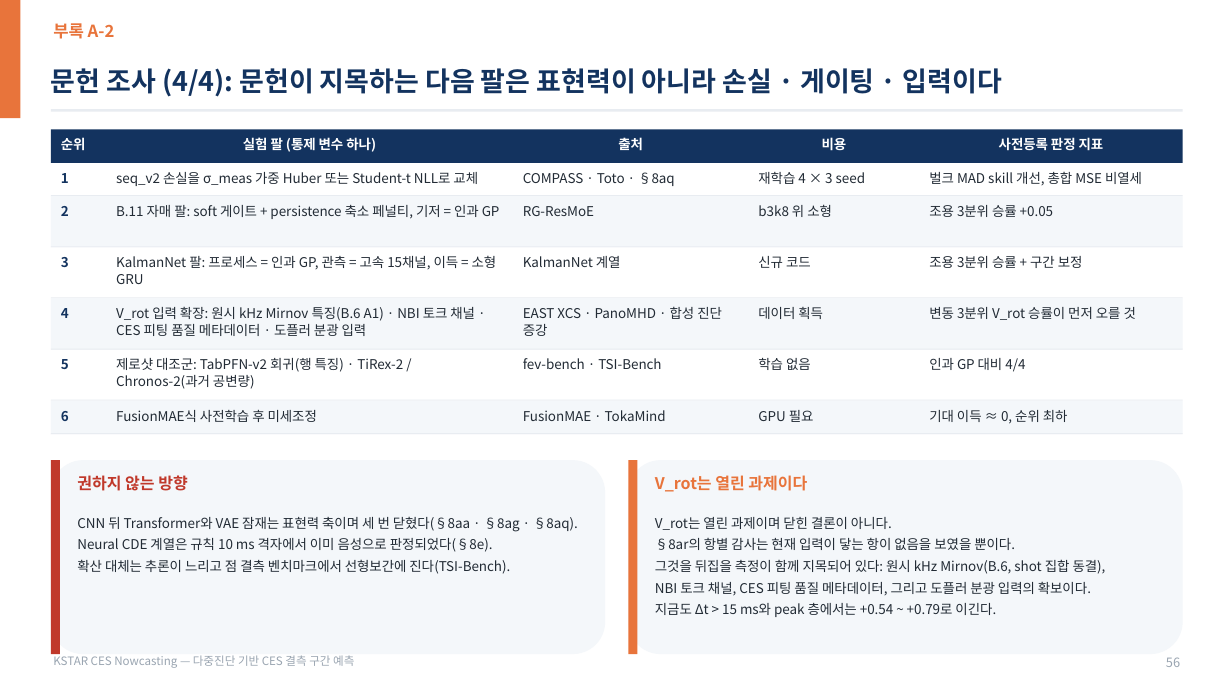
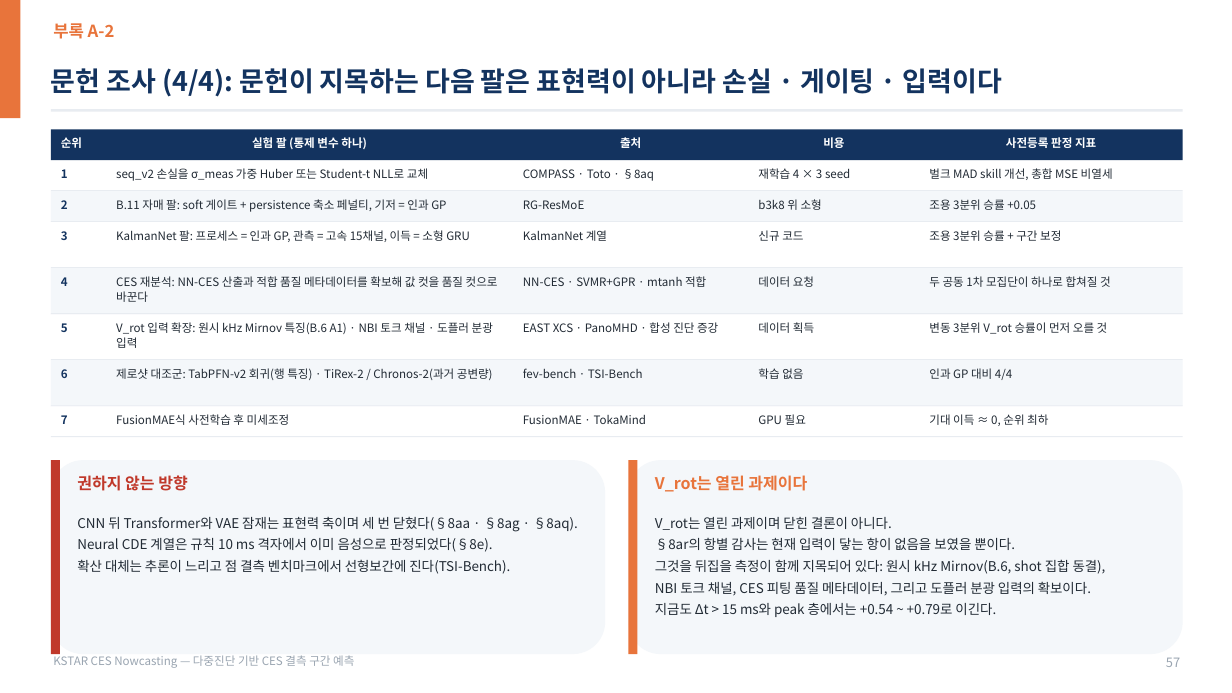
Before and after one commit to iseungsang01/ml-intern-revision, a slide deck: slide 68 of docs/presentation/KSTAR_CES_발표자료.pptx (slide 67 before the commit). Drawn at 1232x693 pixels with LibreOffice and Linux fonts; fonts in the diff are those of the drawing. Boxes give left, top, right and bottom in pixels: in the first picture for what was removed or moved away, otherwise in the second. Text is boxed around its words. In the diff, an @@ line names an element or a change of style, - is before the commit and + after.

Commit message:
Add the six papers the first sweep missed, NN-CES first among them
The first pass asked the literature for prediction, virtual diagnostics and
super-resolution. The fusion community files the same work under analysis,
inference and profile fitting, so six papers never surfaced - including one on
our own machine and our own diagnostic.

NN-CES (Lee et al., Fusion Engineering and Design 222:115518) trains a physics-
constrained network on about 150,000 KSTAR frames spanning L-mode, H-mode, locked
mode and RMP, and reads ion temperature and rotation straight out of the charge
exchange spectra with no beam modulation. It is the closest published work to this
thesis, so it goes on the related-work slide as well as into the appendix. The line
between the two is worth stating plainly: it reads the instants where CES measured,
and this work fills the instants where CES did not.

Because it drops the modulation requirement, it also bears on the missingness
itself, so CES re-analysis becomes its own rung on the priority ladder - fit-quality
metadata would replace the 3 keV value cut and collapse the two co-primary
populations into one. Rotation moves to rung five and stays open.

The other five: SVMR+GPR ion temperature profiles on KSTAR, outlier-robust Bayesian
mtanh fitting on KSTAR, time series extrinsic regression recovering missing electron
temperature on EAST, full-state reconstruction from sparse probes, and the DIII-D/MAST
equilibrium challenge. Fusion table 12 to 18 rows, sources 36 to 45.

Decks rebuild at 68 and 62 slides with FIT WARNING 0; pytest 46 passed.

```diff
--- a/docs/presentation/KSTAR_CES_발표자료.pptx
+++ b/docs/presentation/KSTAR_CES_발표자료.pptx
@@ rectangle moved from (x1=51, y1=195, x2=1183, y2=196) to (x1=51, y1=190, x2=1183, y2=191) @@
@@ rectangle resized from (x1=51, y1=196, x2=1183, y2=247) to (x1=51, y1=191, x2=1183, y2=222) @@
@@ text "3" moved from (x1=61, y1=257, x2=69, y2=267) to (x1=61, y1=231, x2=68, y2=240) @@
@@ text "KalmanNet 팔: 프로세스 = 인과 ..." moved from (x1=116, y1=256, x2=497, y2=284) to (x1=116, y1=230, x2=470, y2=242) @@
@@ text "KalmanNet 계열" moved from (x1=523, y1=256, x2=621, y2=268) to (x1=523, y1=230, x2=607, y2=241) @@
@@ text "신규 코드" moved from (x1=758, y1=256, x2=811, y2=268) to (x1=758, y1=230, x2=803, y2=241) @@
@@ text "조용 3분위 승률 + 구간 ..." moved from (x1=929, y1=256, x2=1083, y2=268) to (x1=929, y1=230, x2=1061, y2=241) @@
@@ rectangle moved from (x1=51, y1=247, x2=1183, y2=248) to (x1=51, y1=267, x2=1183, y2=268) @@
@@ rectangle resized from (x1=51, y1=299, x2=1183, y2=349) to (x1=51, y1=268, x2=1183, y2=314) @@
@@ text "4" moved from (x1=61, y1=308, x2=69, y2=318) to (x1=61, y1=277, x2=68, y2=286) @@
@@ text added at (x1=116, y1=276, x2=498, y2=302), 9 pt, text #222B35 @@
+CES 재분석: NN-CES 산출과 적합 품질 메타데이터를 확보해 값 컷을 품질 컷으로 바꾼다
@@ text added at (x1=523, y1=276, x2=706, y2=287), 9 pt, text #222B35 @@
+NN-CES · SVMR+GPR · mtanh 적합
@@ text added at (x1=758, y1=276, x2=814, y2=287), 9 pt, text #222B35 @@
+데이터 요청
@@ text added at (x1=929, y1=276, x2=1111, y2=287), 9 pt, text #222B35 @@
+두 공동 1차 모집단이 하나로 합쳐질 것
@@ rectangle moved from (x1=51, y1=298, x2=1183, y2=299) to (x1=51, y1=313, x2=1183, y2=314) @@
@@ text "5" moved from (x1=61, y1=359, x2=69, y2=369) to (x1=61, y1=323, x2=68, y2=332) @@
@@ text at (x1=116, y1=322, x2=493, y2=348): text changed; size 10.5 to 9 pt @@
-V_rot 입력 확장: 원시 kHz Mirnov 특징(B.6 A1) · NBI 토크 채널 · CES 피팅 품질 메타데이터 · 도플러 분광 입력
+V_rot 입력 확장: 원시 kHz Mirnov 특징(B.6 A1) · NBI 토크 채널 · 도플러 분광 입력
@@ text "EAST XCS · PanoMHD · ..." moved from (x1=523, y1=307, x2=722, y2=336) to (x1=523, y1=322, x2=718, y2=333) @@
@@ text "데이터 획득" moved from (x1=758, y1=307, x2=823, y2=319) to (x1=758, y1=322, x2=814, y2=333) @@
@@ text "변동 3분위 V_rot 승률이 먼저 ..." moved from (x1=929, y1=307, x2=1136, y2=320) to (x1=929, y1=322, x2=1108, y2=334) @@
@@ rectangle moved from (x1=51, y1=348, x2=1183, y2=349) to (x1=51, y1=360, x2=1183, y2=360) @@
@@ rectangle resized from (x1=51, y1=401, x2=1183, y2=434) to (x1=51, y1=360, x2=1183, y2=407) @@
@@ size 10.5 to 9 pt in 34 elements at (x1=252, y1=137, x2=367, y2=149), (x1=1006, y1=137, x2=1096, y2=148), (x1=620, y1=137, x2=641, y2=148), (x1=823, y1=137, x2=844, y2=148), (x1=116, y1=168, x2=428, y2=181), (x1=116, y1=414, x2=290, y2=425), (x1=929, y1=168, x2=1113, y2=180), (x1=929, y1=414, x2=1048, y2=426), (x1=523, y1=169, x2=654, y2=181), (x1=523, y1=415, x2=646, y2=424), (x1=758, y1=168, x2=850, y2=179), (x1=758, y1=414, x2=806, y2=425), (x1=61, y1=137, x2=82, y2=148), (x1=116, y1=368, x2=493, y2=380), (x1=61, y1=169, x2=68, y2=178), (x1=929, y1=368, x2=1012, y2=380), (x1=523, y1=368, x2=643, y2=378), (x1=758, y1=368, x2=803, y2=379), (x1=929, y1=322, x2=1108, y2=334), (x1=523, y1=322, x2=718, y2=333), (x1=758, y1=322, x2=814, y2=333), (x1=116, y1=199, x2=446, y2=212), (x1=929, y1=199, x2=1036, y2=210), (x1=523, y1=200, x2=585, y2=209), (x1=116, y1=230, x2=470, y2=242), (x1=929, y1=230, x2=1061, y2=241), (x1=523, y1=230, x2=607, y2=241), (x1=758, y1=199, x2=822, y2=210), (x1=758, y1=230, x2=803, y2=241), (x1=61, y1=231, x2=68, y2=240), (x1=61, y1=277, x2=68, y2=286), (x1=61, y1=323, x2=68, y2=332), (x1=61, y1=200, x2=68, y2=209), (x1=61, y1=369, x2=68, y2=378) @@
@@ text "6" moved from (x1=61, y1=411, x2=69, y2=421) to (x1=61, y1=369, x2=68, y2=378) @@
@@ text "제로샷 대조군: TabPFN-v2 회귀(행 특징) ..." moved from (x1=116, y1=358, x2=403, y2=389) to (x1=116, y1=368, x2=493, y2=380) @@
@@ text "fev-bench · TSI-Bench" moved from (x1=523, y1=358, x2=661, y2=369) to (x1=523, y1=368, x2=643, y2=378) @@
@@ text "학습 없음" moved from (x1=758, y1=358, x2=811, y2=370) to (x1=758, y1=368, x2=803, y2=379) @@
@@ text "인과 GP 대비 4/4" moved from (x1=929, y1=358, x2=1025, y2=372) to (x1=929, y1=368, x2=1012, y2=380) @@
@@ rectangle moved from (x1=51, y1=400, x2=1183, y2=401) to (x1=51, y1=406, x2=1183, y2=407) @@
@@ text added at (x1=61, y1=415, x2=68, y2=424), 9 pt, text #13335F, bold @@
+7
@@ text at (x1=1166, y1=657, x2=1180, y2=667): text changed @@
-56
+57
```
Also in this commit, not shown: 4 other slides changed, 1 slide added, 9 other files.
